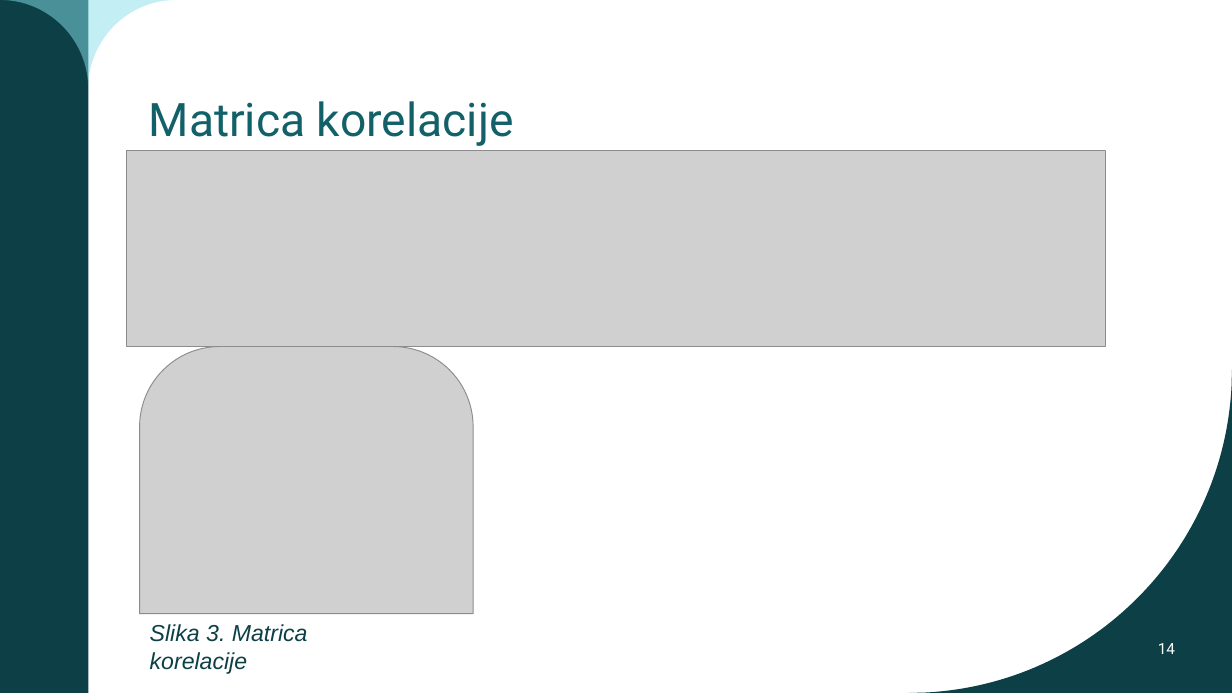
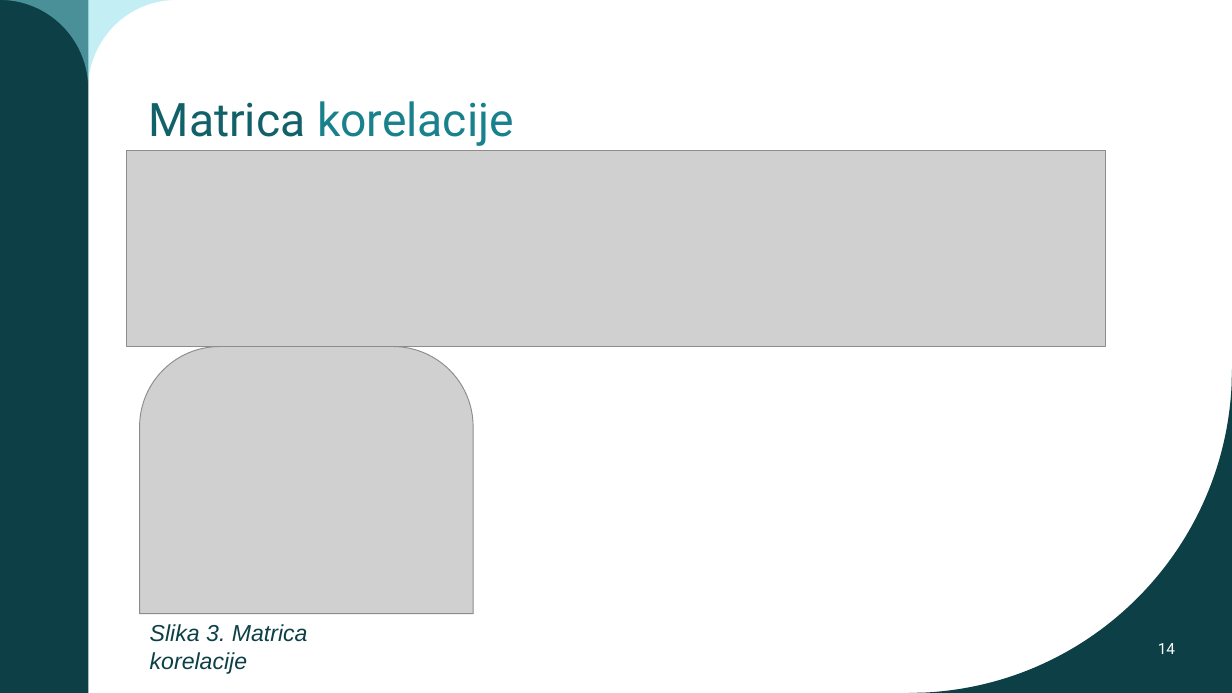
Before and after one commit to jfletcher20/diabetes-health-indicators-analysis, a slide deck: slide 14 of documentation/documentation.pptx. Drawn at 1232x693 pixels with LibreOffice and Linux fonts; fonts in the diff are those of the drawing; grey boxes stand for pictures. Boxes give left, top, right and bottom in pixels: in the first picture for what was removed or moved away, otherwise in the second. Text is boxed around its words. In the diff, an @@ line names an element or a change of style, - is before the commit and + after.

```diff
--- a/documentation/documentation.pptx
+++ b/documentation/documentation.pptx
@@ title "Matrica korelacije" at box(149, 101, 514, 146): text colour #126169 to #18818C in "korelacije" @@
```
Also in this commit, not shown: 8 other slides changed.
